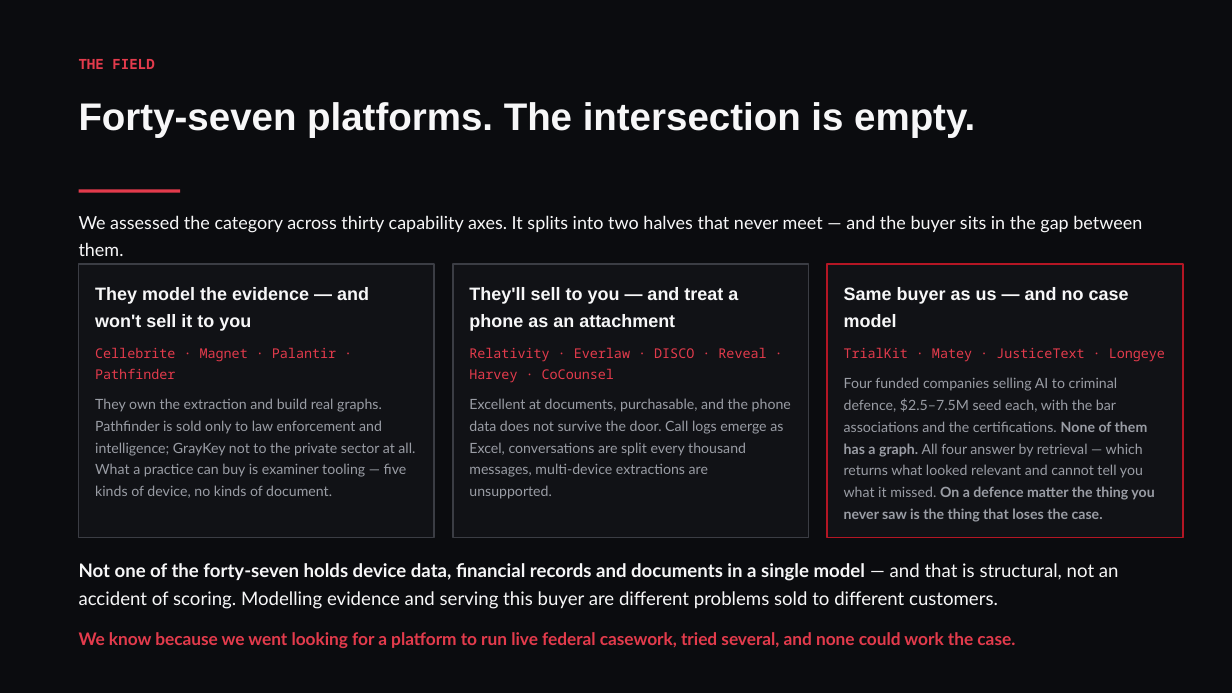
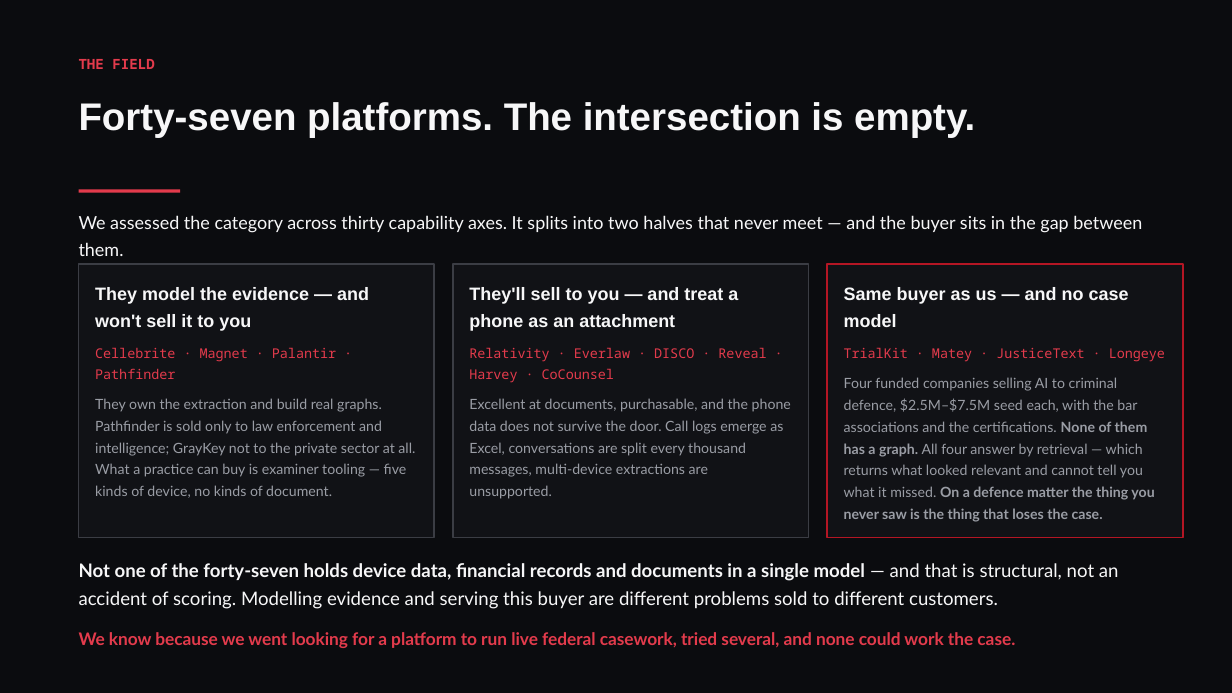
Before and after one commit to conorbowles51/owl-n4j, a slide deck: slide 6 of Loupe-NDRC-deck.pptx. Drawn at 1232x693 pixels with LibreOffice and Linux fonts; fonts in the diff are those of the drawing. Boxes give left, top, right and bottom in pixels: in the first picture for what was removed or moved away, otherwise in the second. Text is boxed around its words. In the diff, an @@ line names an element or a change of style, - is before the commit and + after.

```diff
--- a/Loupe-NDRC-deck.pptx
+++ b/Loupe-NDRC-deck.pptx
@@ text at <box>844,398,1154,522</box>: text changed @@
-Four funded companies selling AI to criminal defence, $2.5–7.5M seed each, with the bar associations and the certifications. None of them has a graph. All four answer by retrieval — which returns what looked relevant and cannot tell you what it missed. On a defence matter the thing you never saw is the thing that loses the case.
+Four funded companies selling AI to criminal defence, $2.5M–$7.5M seed each, with the bar associations and the certifications. None of them has a graph. All four answer by retrieval — which returns what looked relevant and cannot tell you what it missed. On a defence matter the thing you never saw is the thing that loses the case.
```
Also in this commit, not shown: 1 other slide changed, 3 other files.
